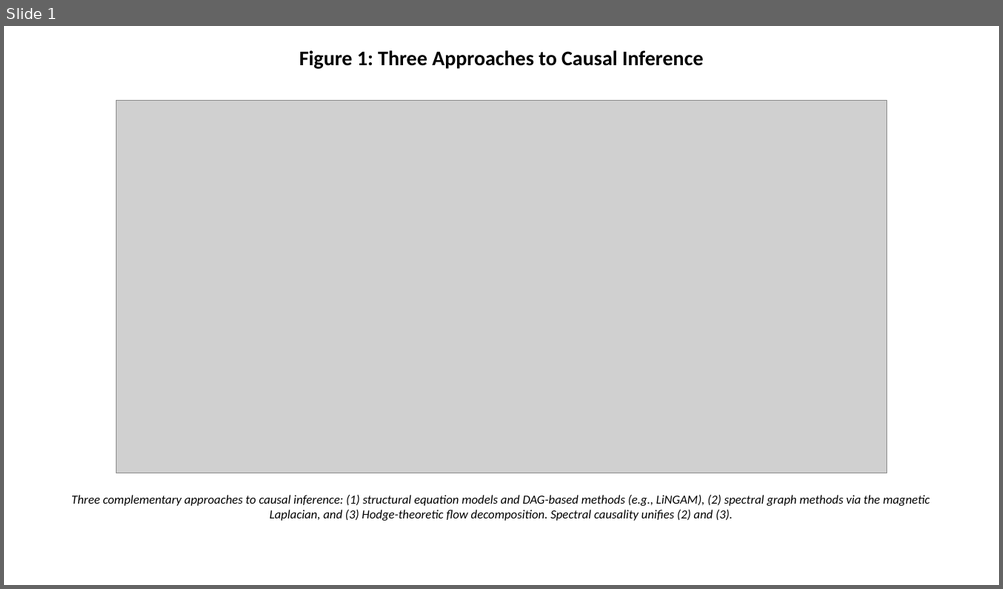
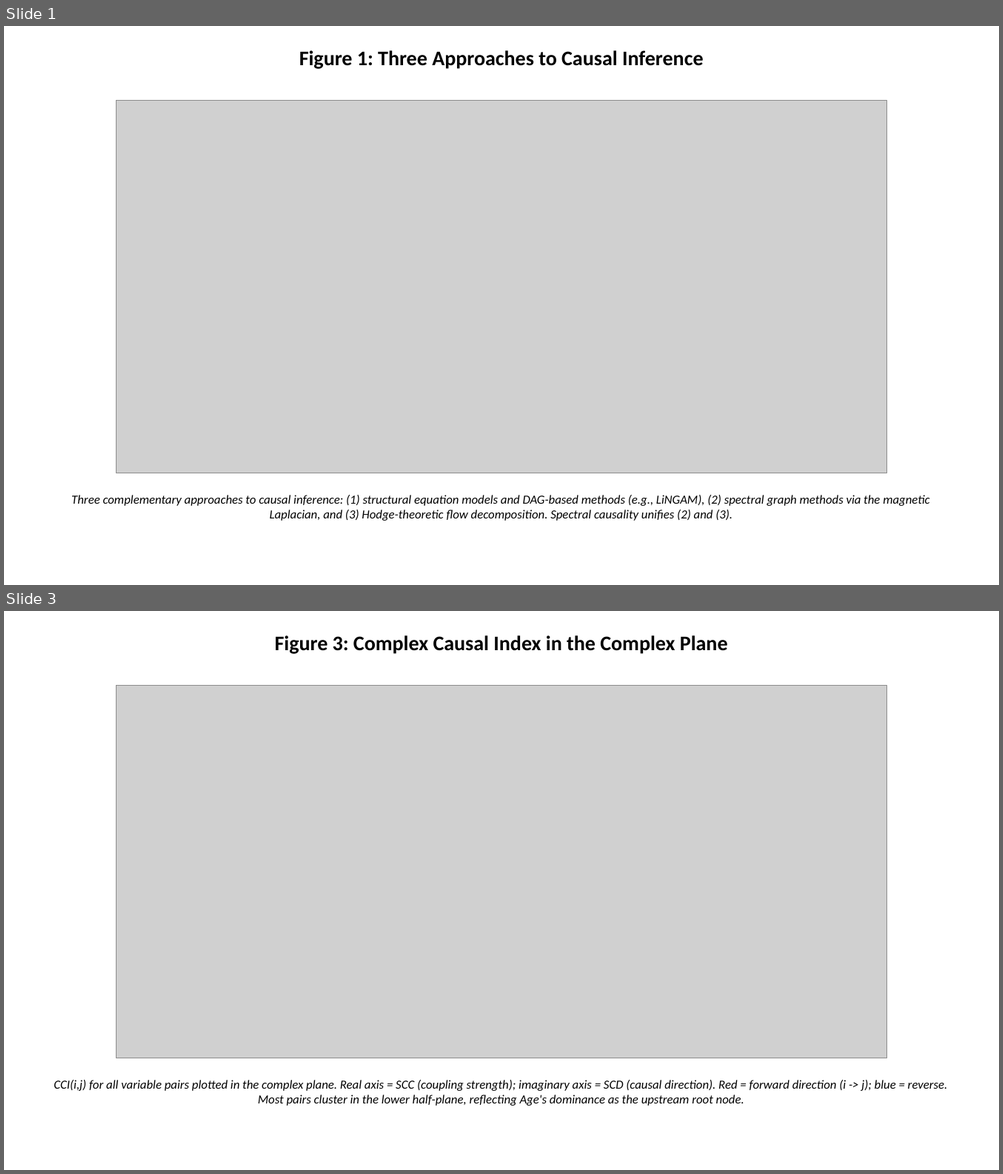
Before and after one commit to bougtoir/kotha-rct-decomposition, a slide deck: spectral-causality-jmlr/spectral_causality_figures.pptx. Shown one above the other, each under a label of ours: slide 1 before the commit, slides 1 and 3 after it; the slides between them are not shown. The pictures are 1003x589 and 1003x1174 pixels, drawn with LibreOffice and Linux fonts; fonts in the diff are those of the drawing; grey boxes stand for pictures. Boxes give left, top, right and bottom in pixels: in the first picture for what was removed or moved away, otherwise in the second. Text is boxed around its words. In the diff, an @@ line names an element or a change of style, - is before the commit and + after.

```diff
--- a/spectral-causality-jmlr/spectral_causality_figures.pptx
+++ b/spectral-causality-jmlr/spectral_causality_figures.pptx
@@ slide 3 added at <box>4,611,999,1170</box>, background #FFFFFF @@
@@ text added at <box>275,635,728,654</box>, 20 pt, text #000000, bold @@
+Figure 3: Complex Causal Index in the Complex Plane
@@ picture added at <box>116,686,887,1059</box> @@
@@ text added at <box>54,1080,948,1106</box>, 12 pt, text #000000, italic @@
+CCI(i,j) for all variable pairs plotted in the complex plane. Real axis = SCC (coupling strength); imaginary axis = SCD (causal direction). Red = forward direction (i -> j); blue = reverse. Most pairs cluster in the lower half-plane, reflecting Age's dominance as the upstream root node.
```
Also in this commit, not shown: 3 slides changed, 2 other slides added, 7 other files.
